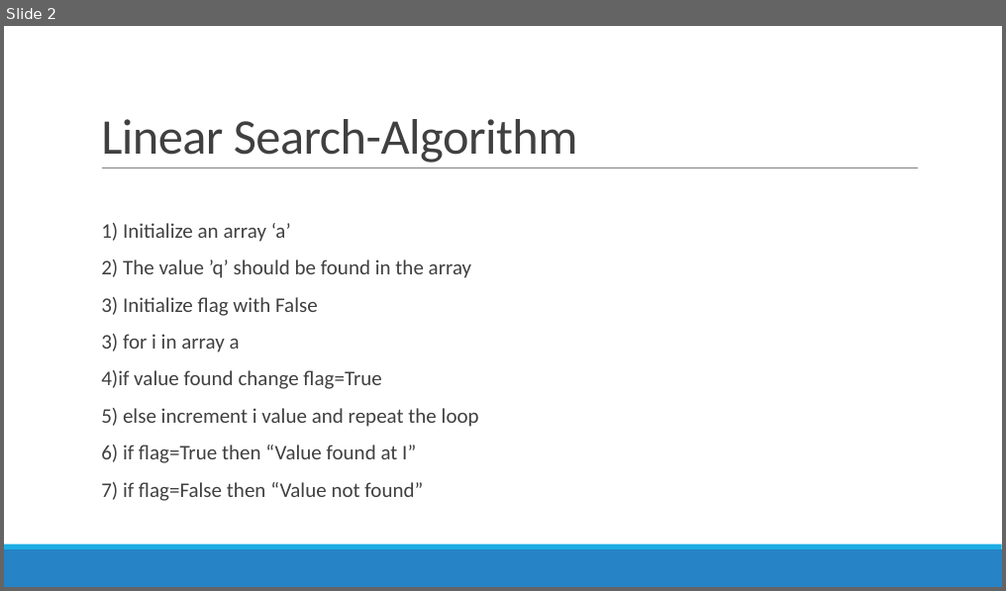
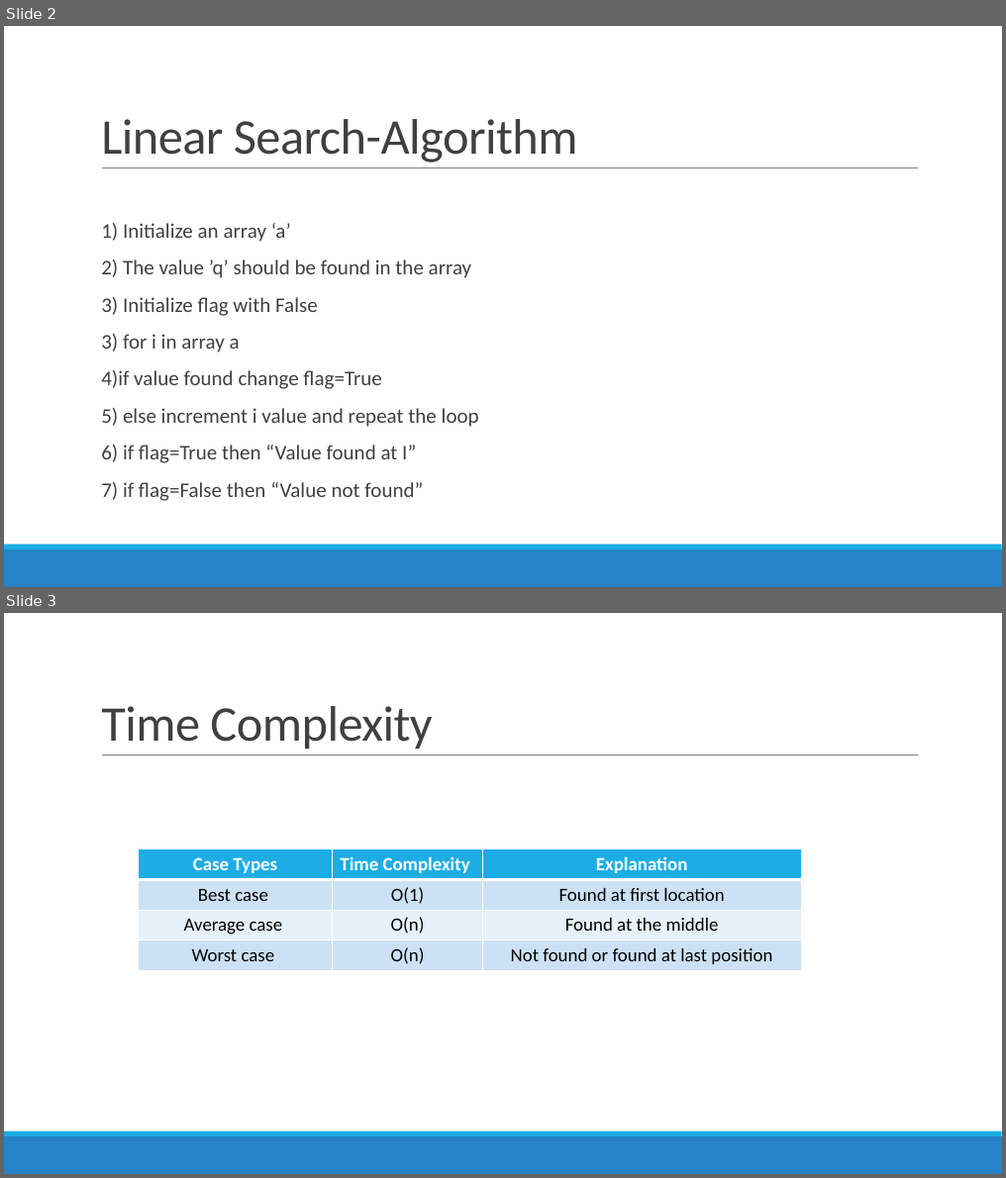
Before and after one commit to tskiranmayee/Data-Structures, a slide deck: Search/Search Algorithms.pptx. Shown one above the other, each under a label of ours: slide 2 before the commit, slides 2 and 3 after it. The pictures are 1006x591 and 1006x1178 pixels, drawn with LibreOffice and Linux fonts; fonts in the diff are those of the drawing. Boxes give left, top, right and bottom in pixels: in the first picture for what was removed or moved away, otherwise in the second. Text is boxed around its words. In the diff, an @@ line names an element or a change of style, - is before the commit and + after.

```diff
--- a/Search/Search Algorithms.pptx
+++ b/Search/Search Algorithms.pptx
@@ slide 3 added at [4, 613, 1002, 1174], background #FFFFFF; not listed: 3 template elements that a slide beside it also shows @@
@@ title added at [101, 706, 432, 749], 48 pt, text #404040 @@
+Time Complexity
@@ table added at [138, 850, 801, 970], 4 rows, 3 columns @@
+Case Types | Time Complexity | Explanation
+Best case | O(1) | Found at first location
+Average case | O(n) | Found at the middle
+Worst case | O(n) | Not found or found at last position
```
Also in this commit, not shown: 1 slide changed, 2 other files.
